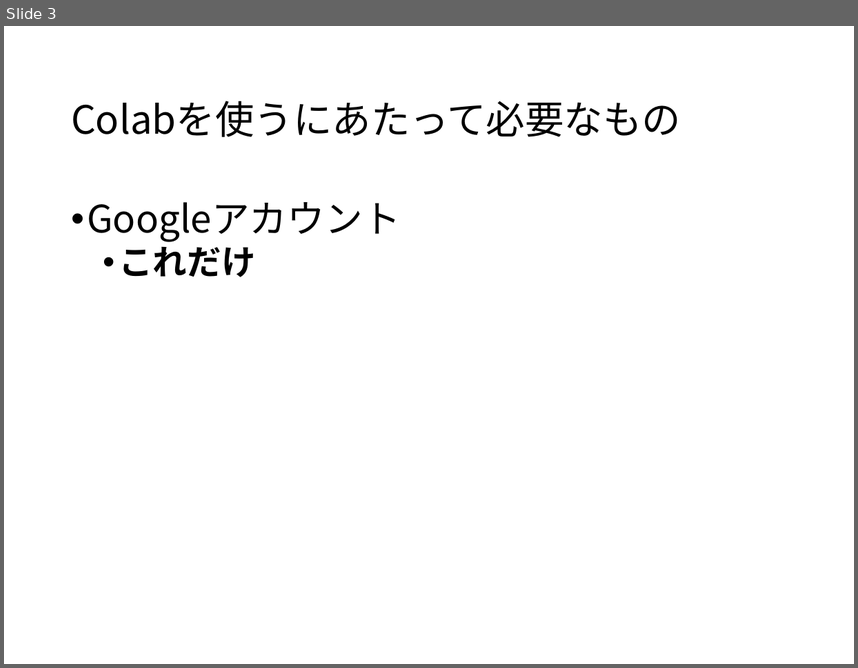
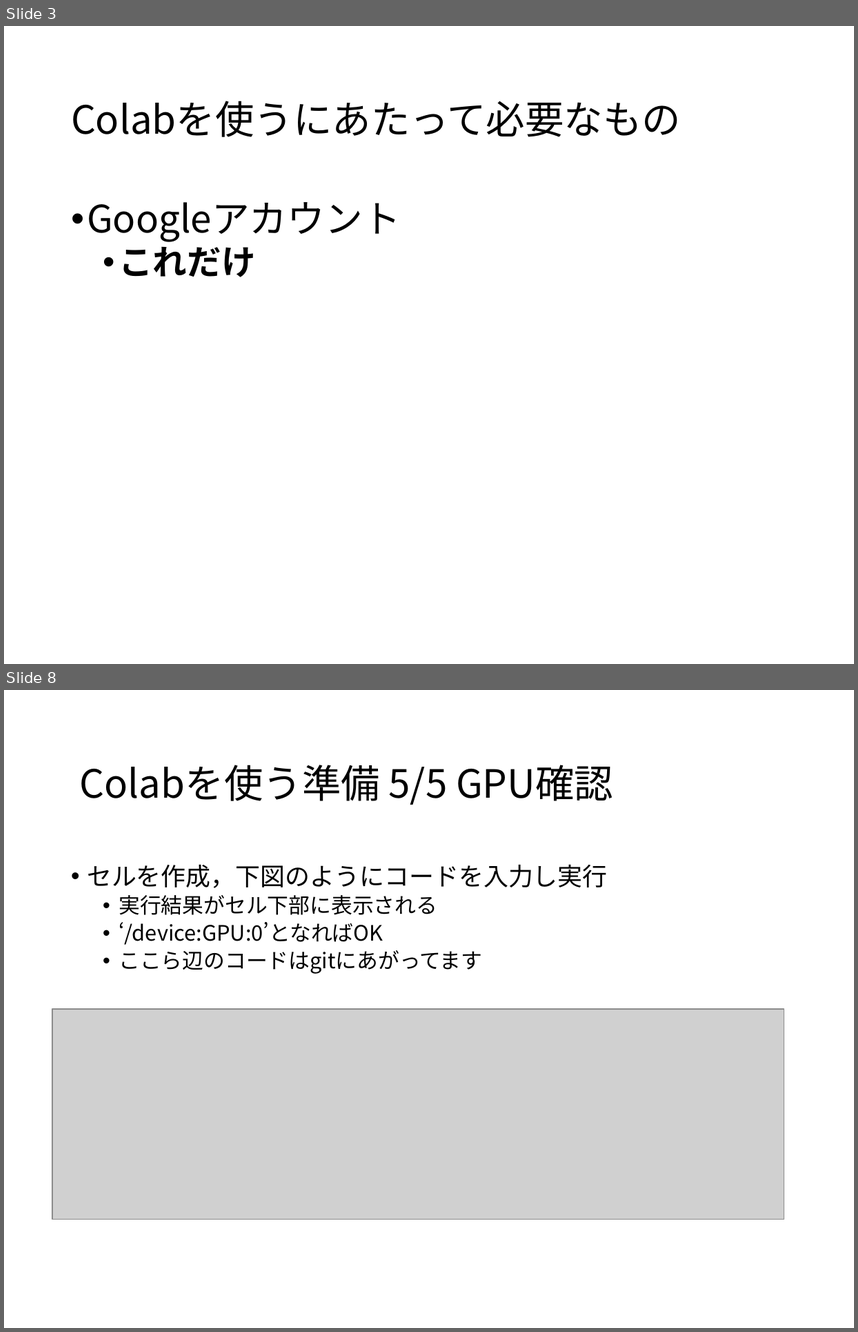
Before and after one commit to iplab-ubiquitous/DeepLearningLearning2019, a slide deck: GoogleColab_Setup.pptx. Shown one above the other, each under a label of ours: slide 3 before the commit, slides 3 and 8 after it; the slides between them are not shown. The pictures are 858x668 and 858x1332 pixels, drawn with LibreOffice and Linux fonts; fonts in the diff are those of the drawing; grey boxes stand for pictures. Boxes give left, top, right and bottom in pixels: in the first picture for what was removed or moved away, otherwise in the second. Text is boxed around its words. In the diff, an @@ line names an element or a change of style, - is before the commit and + after.

```diff
--- a/GoogleColab_Setup.pptx
+++ b/GoogleColab_Setup.pptx
@@ slide 8 added at (4,690,854,1328), background #FFFFFF @@
@@ title added at (80,765,613,805), 33 pt, text #000000 @@
+Colabを使う準備 5/5 GPU確認
@@ text added at (87,864,608,974), 18 pt, text #000000 @@
+• セルを作成，下図のようにコードを入力し実行
+  • 実行結果がセル下部に表示される
+  • ‘/device:GPU:0’となればOK
+  • ここら辺のコードはgitにあがってます
@@ picture added at (52,1009,784,1219) @@
```
Also in this commit, not shown: 1 slide changed, 8 other slides added, 1 slide removed, 12 other files.
